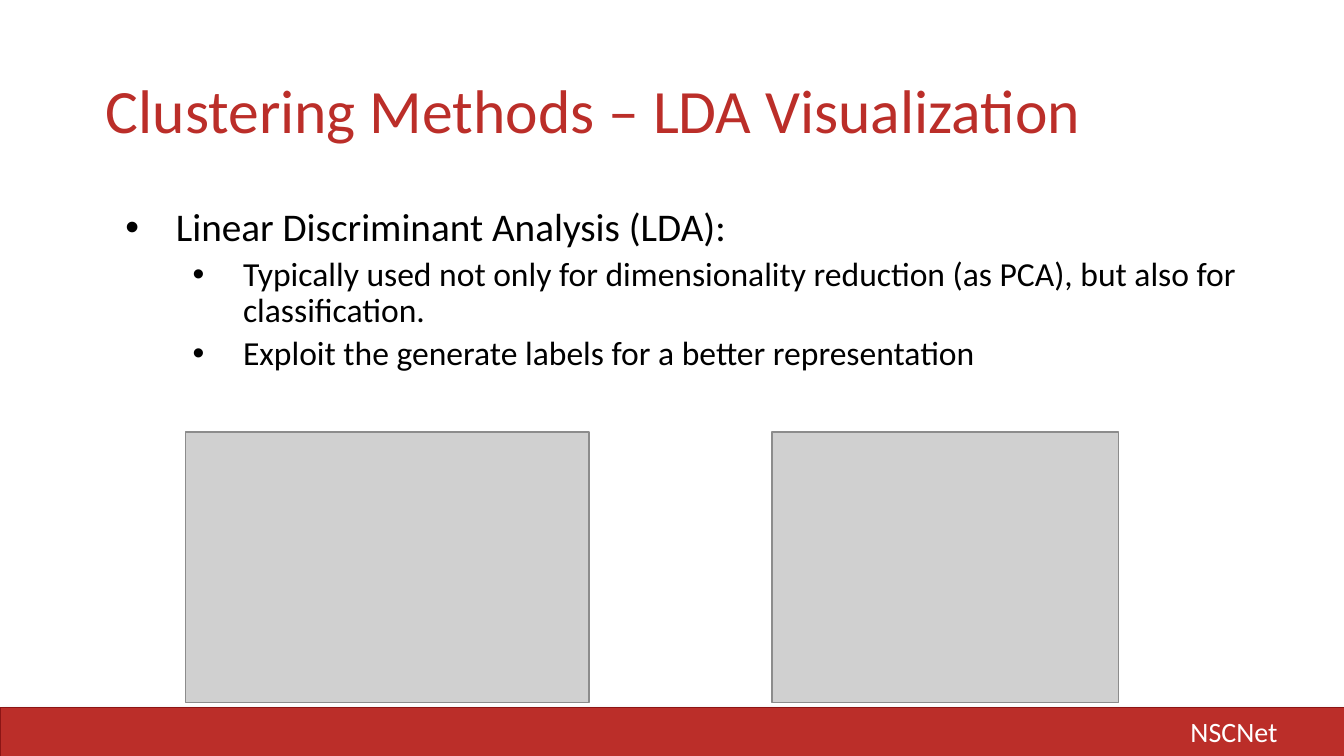
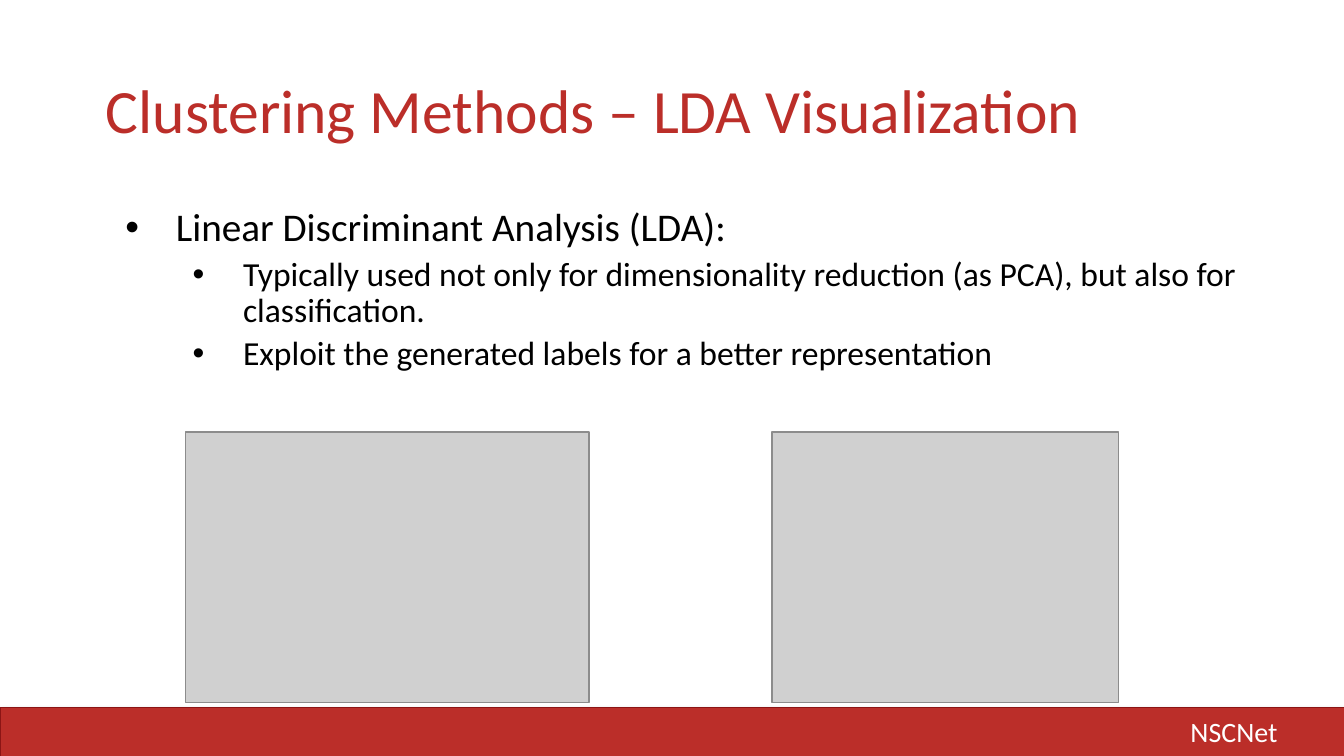
Before and after one commit to LIA-UniBo/NSCNet, a slide deck: slide 16 of docs/AII - Project Slides.pptx. Drawn at 1344x756 pixels with LibreOffice and Linux fonts; fonts in the diff are those of the drawing; grey boxes stand for pictures. Boxes give left, top, right and bottom in pixels: in the first picture for what was removed or moved away, otherwise in the second. Text is boxed around its words. In the diff, an @@ line names an element or a change of style, - is before the commit and + after.

```diff
--- a/docs/AII - Project Slides.pptx
+++ b/docs/AII - Project Slides.pptx
@@ text at bbox=[243, 341, 992, 371]: text changed @@
-  • Exploit the generate labels for a better representation
+  • Exploit the generated labels for a better representation
```
Also in this commit, not shown: 9 other slides changed, 1 slide removed.
